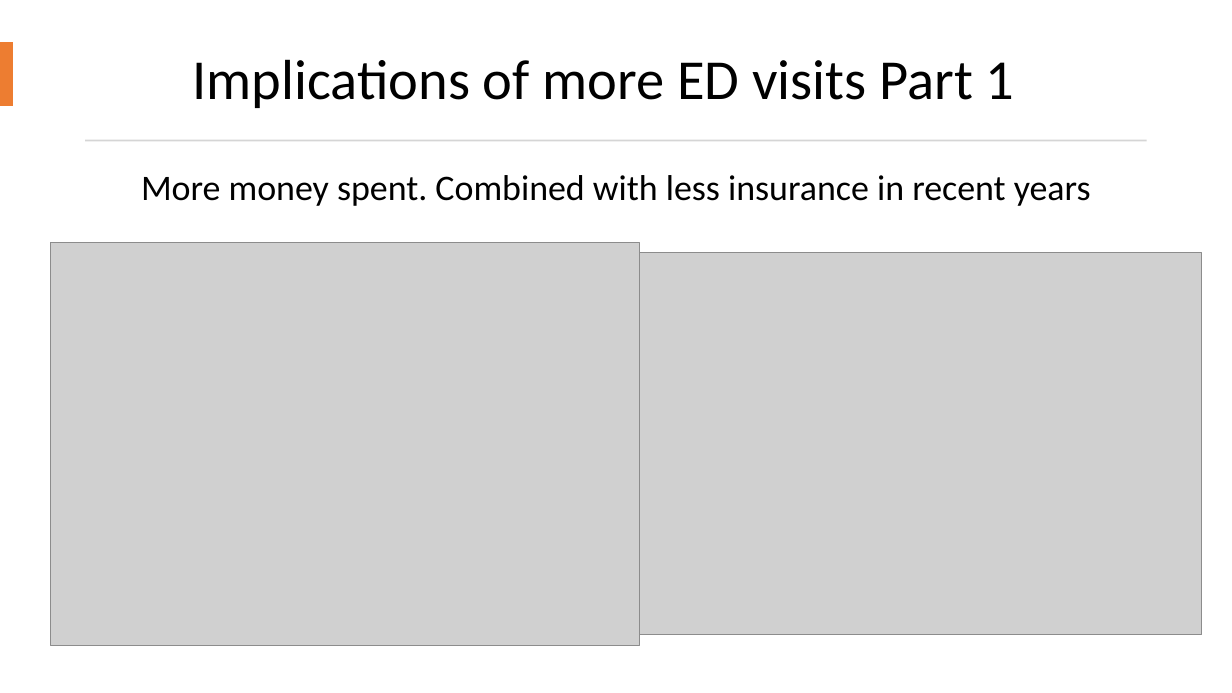
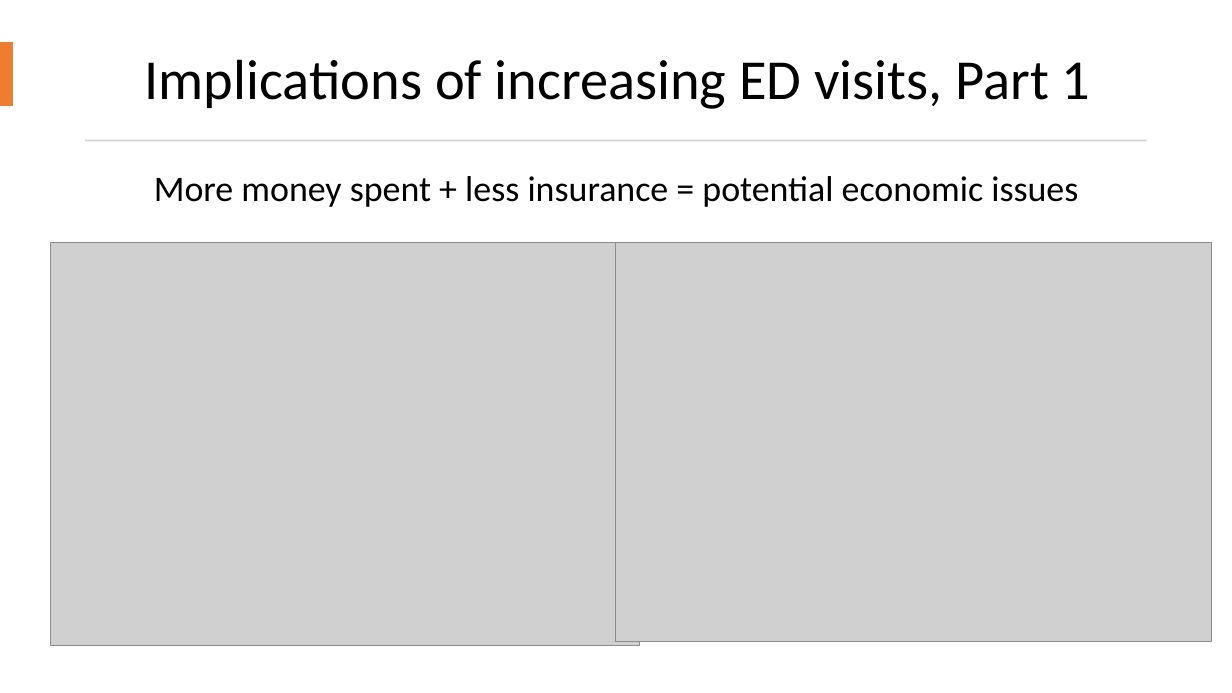
Before and after one commit to ZachBowyer/data-512-common_analysis, a slide deck: slide 8 of Reports/Presentation.pptx. Drawn at 1232x693 pixels with LibreOffice and Linux fonts; fonts in the diff are those of the drawing; grey boxes stand for pictures. Boxes give left, top, right and bottom in pixels: in the first picture for what was removed or moved away, otherwise in the second. Text is boxed around its words. In the diff, an @@ line names an element or a change of style, - is before the commit and + after.

```diff
--- a/Reports/Presentation.pptx
+++ b/Reports/Presentation.pptx
@@ text at (145,59,1091,109): text changed @@
-Implications of more ED visits Part 1
+Implications of increasing ED visits, Part 1
@@ text at (154,176,1078,207): text changed @@
-More money spent. Combined with less insurance in recent years
+More money spent + less insurance = potential economic issues
@@ picture: place and size @@
-picture at (640,252,1202,635)
+picture at (616,242,1211,641)
```
Also in this commit, not shown: 8 other slides changed, 1 other file.
